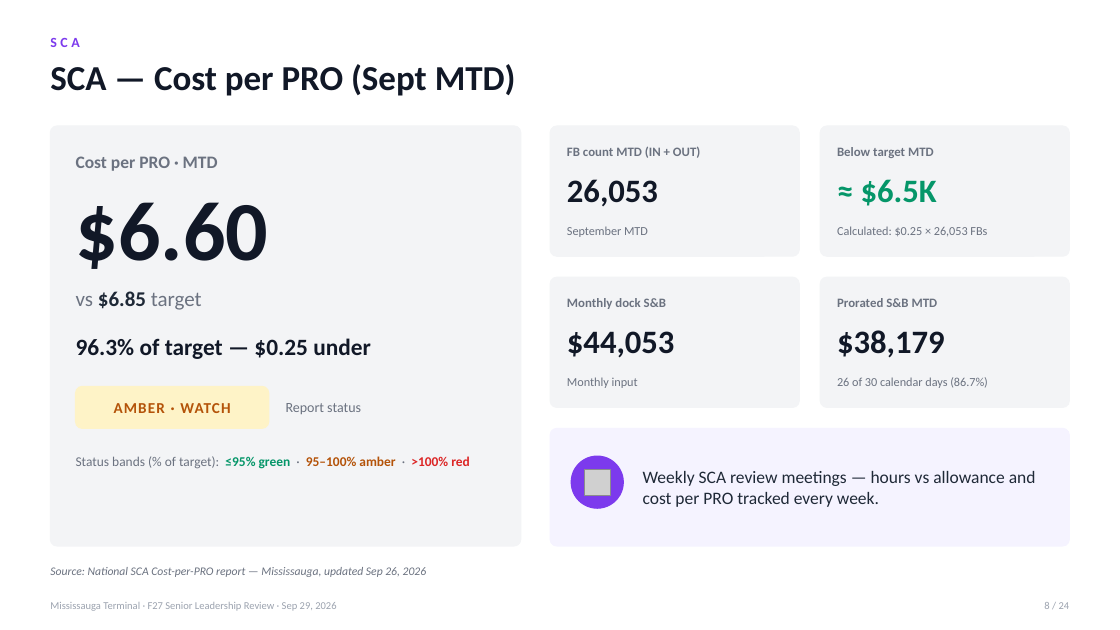
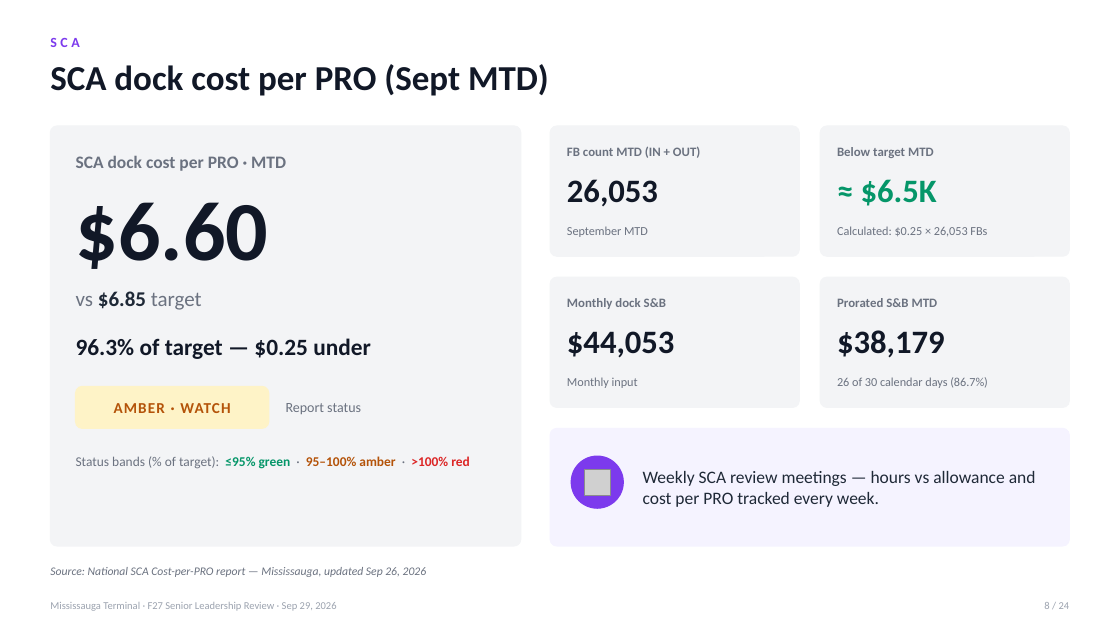
Before and after one commit to FuoriclasseX/mississauga-terminal-f26-cost-transformation-dashboard, a slide deck: slide 8 of presentation/Mississauga_F27_Leadership_Review_Sep29.pptx. Drawn at 1120x630 pixels with LibreOffice and Linux fonts; fonts in the diff are those of the drawing; grey boxes stand for pictures. Boxes give left, top, right and bottom in pixels: in the first picture for what was removed or moved away, otherwise in the second. Text is boxed around its words. In the diff, an @@ line names an element or a change of style, - is before the commit and + after.

```diff
--- a/presentation/Mississauga_F27_Leadership_Review_Sep29.pptx
+++ b/presentation/Mississauga_F27_Leadership_Review_Sep29.pptx
@@ text at [50,64,549,96]: text changed @@
-SCA — Cost per PRO (Sept MTD)
+SCA dock cost per PRO (Sept MTD)
@@ text at [76,156,286,171]: text changed @@
-Cost per PRO · MTD
+SCA dock cost per PRO · MTD
```
Also in this commit, not shown: 11 other slides changed, 1 other file.
